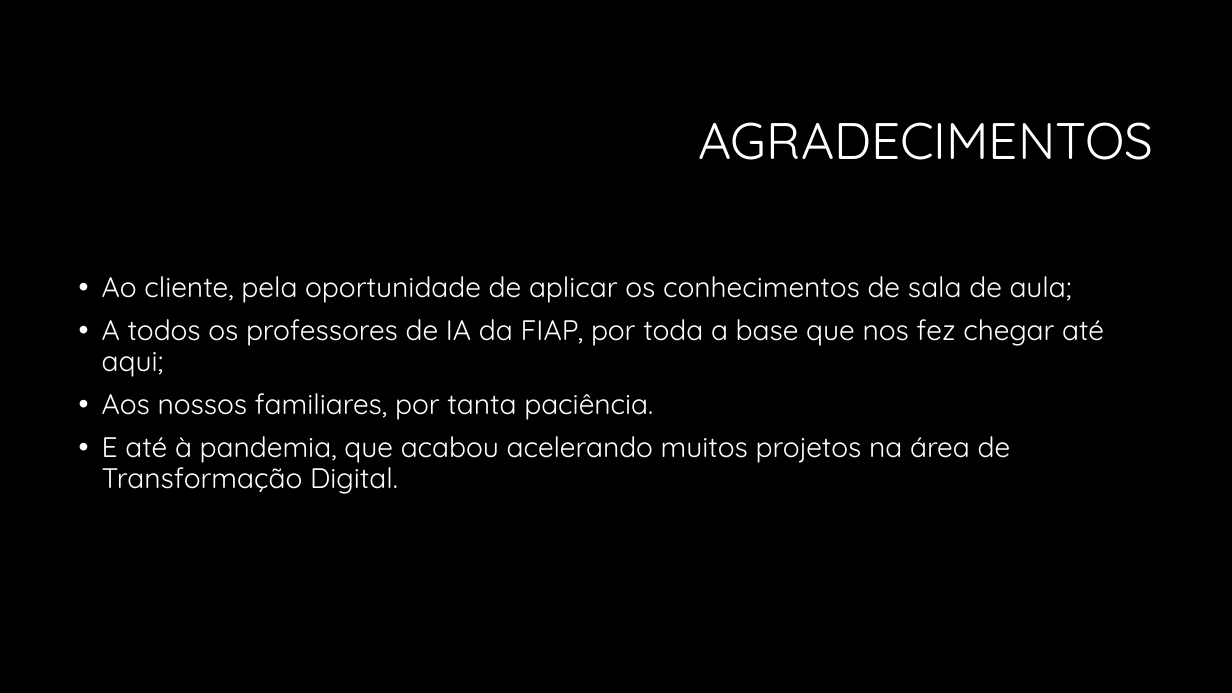
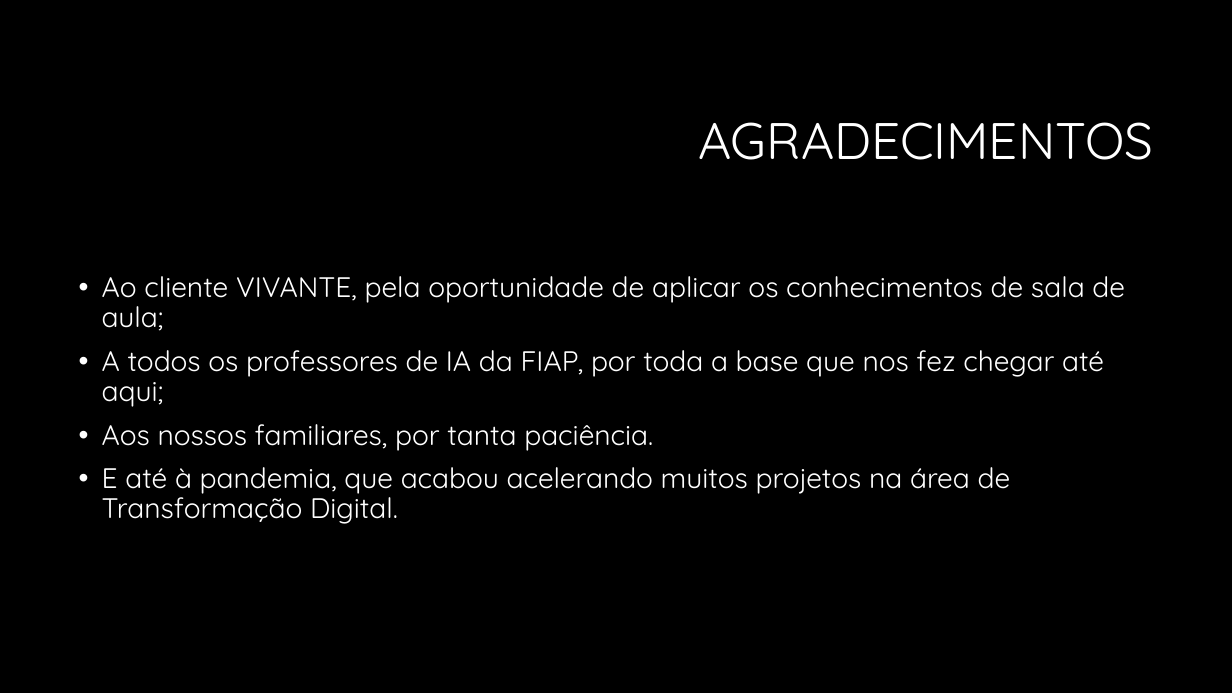
Before and after one commit to fiapIA/bootcamp, a slide deck: slide 10 of pitch/Bootcamp_Pitch_Vivante_FJMT_R-0.pptx (slide 9 before the commit). Drawn at 1232x693 pixels with LibreOffice and Linux fonts; fonts in the diff are those of the drawing; background and template pictures are left out. Boxes give left, top, right and bottom in pixels: in the first picture for what was removed or moved away, otherwise in the second. Text is boxed around its words. In the diff, an @@ line names an element or a change of style, - is before the commit and + after.

```diff
--- a/pitch/Bootcamp_Pitch_Vivante_FJMT_R-0.pptx
+++ b/pitch/Bootcamp_Pitch_Vivante_FJMT_R-0.pptx
@@ text at [102,276,1125,331]: text changed @@
-• Ao cliente, pela oportunidade de aplicar os conhecimentos de sala de aula;
+• Ao cliente VIVANTE, pela oportunidade de aplicar os conhecimentos de sala de aula;
```
Also in this commit, not shown: 1 other slide changed, 5 slides added, 4 slides removed, 1 other file.
